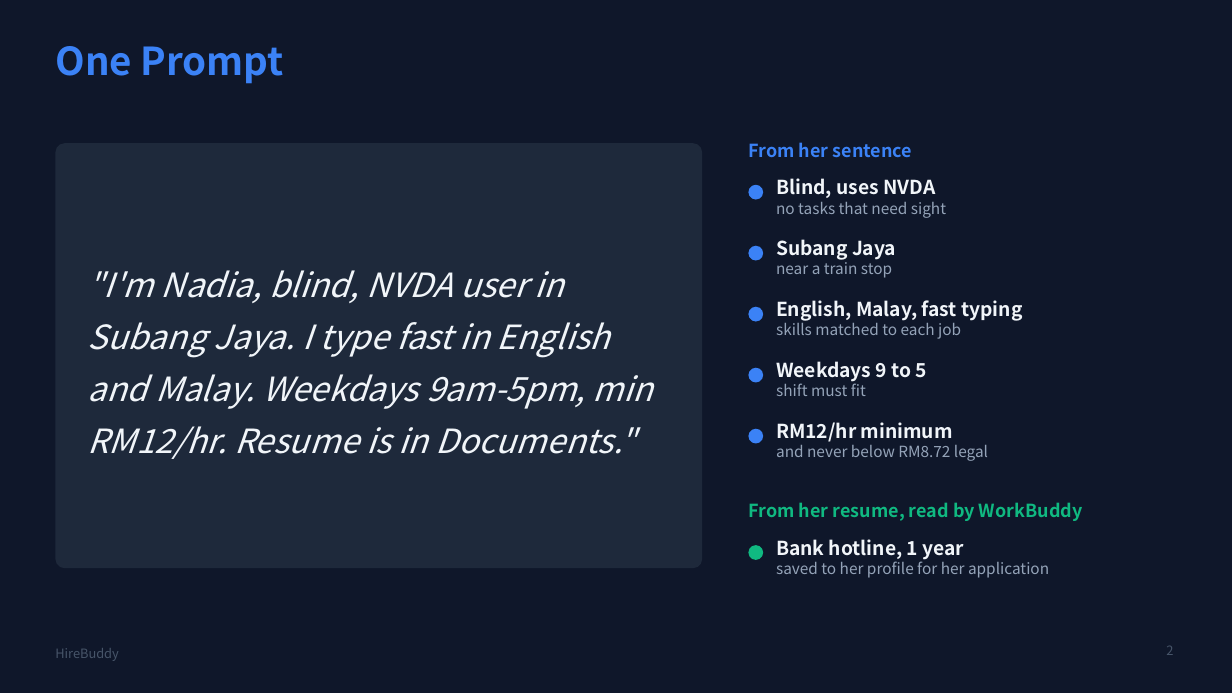
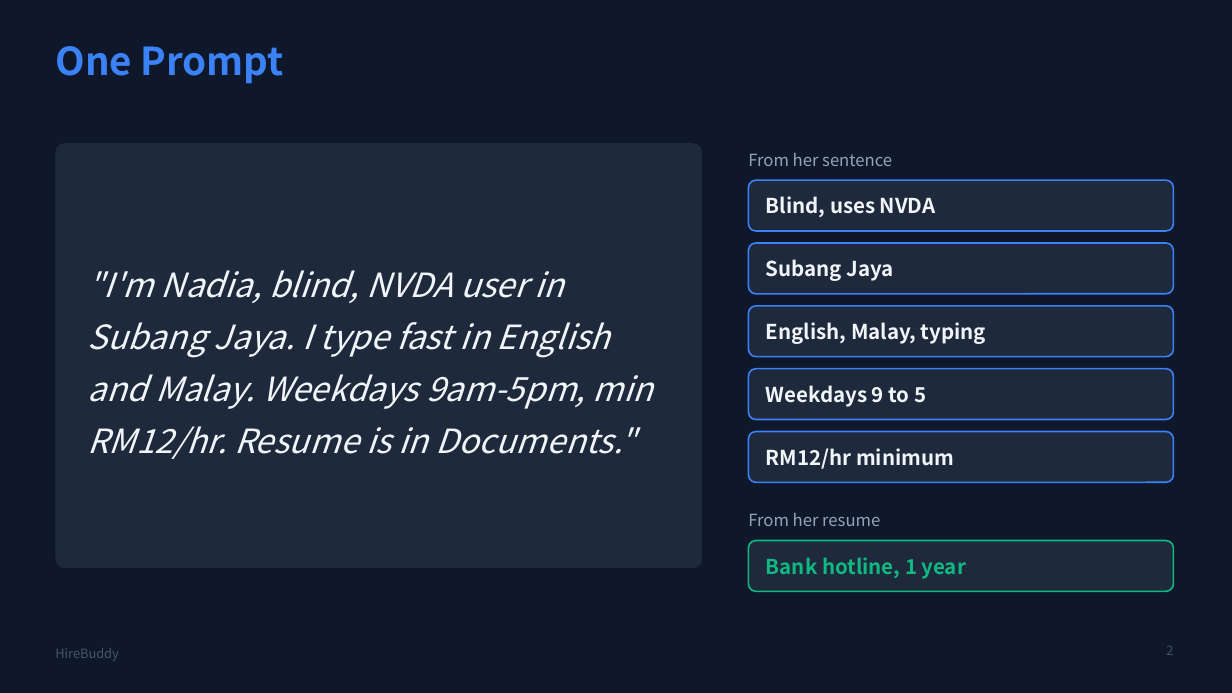
Before and after one commit to Josan88/job-buddy, a slide deck: slide 2 of hirebuddy-pitch.pptx. Drawn at 1232x693 pixels with LibreOffice and Linux fonts; fonts in the diff are those of the drawing. Boxes give left, top, right and bottom in pixels: in the first picture for what was removed or moved away, otherwise in the second. Text is boxed around its words. In the diff, an @@ line names an element or a change of style, - is before the commit and + after.

```diff
--- a/hirebuddy-pitch.pptx
+++ b/hirebuddy-pitch.pptx
@@ text "From her sentence": place and size @@
-text "From her sentence" at (748,142,913,158)
+text "From her sentence" at (748,153,892,166)
@@ text "From her sentence" at (748,153,892,166): size 14 to 13 pt, text colour #3B82F6 to #94A3B8, bold off @@
@@ rounded rectangle "Blind, uses NVDA": place and size @@
-rounded rectangle "Blind, uses NVDA" at (776,178,946,218)
+rounded rectangle "Blind, uses NVDA" at (749,180,1174,231)
@@ ellipse removed at (749,185,763,200) @@
@@ text in rounded rectangle at (776,202,946,218): paragraph removed @@
-no tasks that need sight
@@ rounded rectangle "Subang Jaya": place and size @@
-rounded rectangle "Subang Jaya" at (776,239,896,278)
+rounded rectangle "Subang Jaya" at (749,243,1174,294)
@@ ellipse removed at (749,246,763,261) @@
@@ text in rounded rectangle at (776,259,892,278): paragraph removed @@
-near a train stop
@@ rounded rectangle "English, Malay, typing": place and size @@
-rounded rectangle "English, Malay, typing" at (776,300,1022,339)
+rounded rectangle "English, Malay, typing" at (749,306,1174,357)
@@ rounded rectangle "English, Malay, typing" at (749,306,1174,357): vertical alignment top to middle; fill none to #1E293B; outline none to #3B82F6 1.25 pt @@
@@ ellipse removed at (749,307,763,322) @@
@@ text in rounded rectangle at (766,322,986,344): text changed; size 15 to 16 pt @@
-English, Malay, fast typing
-skills matched to each job
+English, Malay, typing
@@ rounded rectangle "Weekdays 9 to 5": place and size @@
-rounded rectangle "Weekdays 9 to 5" at (776,361,927,396)
+rounded rectangle "Weekdays 9 to 5" at (749,369,1174,420)
@@ ellipse removed at (749,368,763,383) @@
@@ text in rounded rectangle at (776,381,866,396): paragraph removed @@
-shift must fit
@@ size 15 to 16 pt; vertical alignment top to middle; fill none to #1E293B; outline none to #3B82F6 1.25 pt in 4 elements at (749,369,1174,420), (749,180,1174,231), (749,243,1174,294), (749,432,1174,482) @@
@@ rounded rectangle "RM12/hr minimum": place and size @@
-rounded rectangle "RM12/hr minimum" at (776,422,988,461)
+rounded rectangle "RM12/hr minimum" at (749,432,1174,482)
@@ ellipse removed at (749,429,763,444) @@
@@ text in rounded rectangle at (776,445,988,461): paragraph removed @@
-and never below RM8.72 legal
@@ text at (748,513,880,526): text changed; size 14 to 13 pt; text colour #10B981 to #94A3B8; bold off @@
-From her resume, read by WorkBuddy
+From her resume
@@ rounded rectangle "Bank hotline, 1 year": place and size @@
-rounded rectangle "Bank hotline, 1 year" at (776,539,1049,578)
+rounded rectangle "Bank hotline, 1 year" at (749,541,1174,592)
@@ rounded rectangle "Bank hotline, 1 year" at (749,541,1174,592): size 15 to 16 pt, text colour #F1F5F9 to #10B981; vertical alignment top to middle; fill none to #1E293B; outline none to #10B981 1.25 pt @@
@@ ellipse removed at (749,545,763,560) @@
@@ text in rounded rectangle at (776,559,1049,578): paragraph removed @@
-saved to her profile for her application
```
Also in this commit, not shown: 3 other slides changed, 1 slide added, 1 slide removed.
